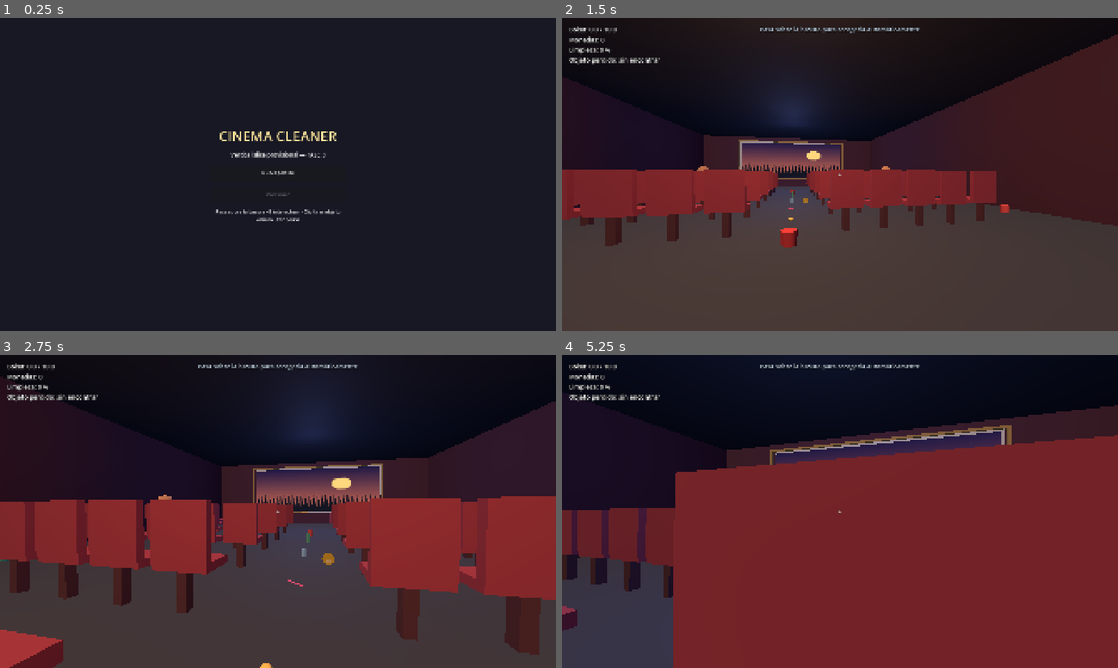
Above: before the commit, frames 1-4 (two rows, left to right).
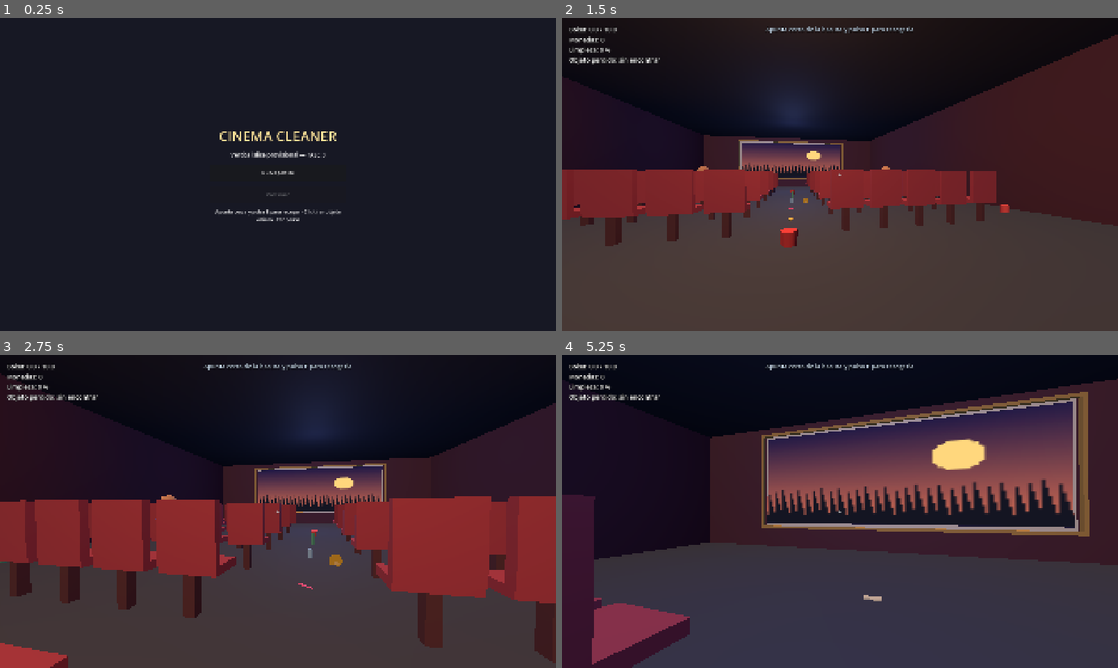
Above: after the commit, the same moments.

Repository: cristhianfg05/TFG_CINEMA
Game: Godot game, scene res://scenes/main/main_menu.tscn
Same seed, same stepped clock (60 frames per second), same inputs: the game is played once before the commit and once after it.
Inputs (mouse positions are in pixels of both pictures, inside the frame that each line leads up to):
- Up to frame 1 (0.25 s): no input
- Up to frame 2 (1.5 s): click "Nueva partida" at 0.5 s; tap E (interact) at 1.25, 1.35 s; move the mouse to (867, 174) at 1.27 s; hold W (move_forward) from 1.28 s (still down)
- Up to frame 3 (2.75 s): keep holding W (move_forward); tap Space (jump) at 1.52, 2.27 s; tap E (interact) at 2, 2.3 s; move the mouse to (250, 511) at 2.02 s; tap Ctrl (crouch) at 2.1 s
- Up to frame 4 (5.25 s): keep holding W (move_forward); tap E (interact) at 2.75, 2.85, 3.5, 3.8, 4.25, 4.55, 5, 5.1 s; move the mouse to (851, 505) at 2.77 s; move the mouse to (834, 517) at 3.52 s; click (834, 517) at 3.6 s; tap Space (jump) at 3.77, 4.52 s; move the mouse to (878, 514) at 4.27 s; hold Shift (sprint) 4.28-5.03 s; move the mouse to (795, 508) at 5.02 s

The runs differ from the first frame. In frame 1, 0.1% of the frame differs, in the area x 38-62%, y 61-63%; in frame 2, 0.3%; in frame 3, 10%; in frame 4, 72%, in the area x 0-100%, y 2-100%.

Commit message:
Require interaction within enlarged trash targets

Diff:
--- a/scenes/gameplay/trash_item.tscn
+++ b/scenes/gameplay/trash_item.tscn
@@ -3,6 +3,6 @@
 [ext_resource type="Script" path="res://scripts/trash_item.gd" id="1_item"]
 
 [node name="TrashItem" type="StaticBody3D"]
-collision_layer = 1
-collision_mask = 1
+collision_layer = 2
+collision_mask = 0
 script = ExtResource("1_item")
--- a/scenes/player/player.tscn
+++ b/scenes/player/player.tscn
@@ -27,7 +27,8 @@
 
 [node name="InteractionRayCast3D" type="RayCast3D" parent="Head/Camera3D"]
 target_position = Vector3(0, 0, -3)
-collision_mask = 1
+collision_mask = 3
+collide_with_areas = true
 exclude_parent = true
 
 [node name="CeilingCheck" type="RayCast3D" parent="."]
--- a/scripts/gameplay_manager.gd
+++ b/scripts/gameplay_manager.gd
@@ -230,7 +230,7 @@
 	if room_completed:
 		return "Sala completada — atraviesa la puerta"
 	if get_clean_percent() == 0:
-		return "Pasa sobre la basura para recogerla automáticamente"
+		return "Apunta cerca de la basura y pulsa E para recogerla"
 	if get_clean_percent() < 95:
 		return "Objetivo: limpia al menos el 95 %"
 	var next_upgrade := get_next_upgrade()
--- a/scripts/main_menu.gd
+++ b/scripts/main_menu.gd
@@ -51,7 +51,7 @@
 	content.add_child(continue_game)
 
 	var hint := Label.new()
-	hint.text = "Pasa sobre la basura · E interactuar · Clic tirar objeto valioso · Esc pausa"
+	hint.text = "Apunta cerca y pulsa E para recoger · Clic tirar objeto valioso · Esc pausa"
 	hint.horizontal_alignment = HORIZONTAL_ALIGNMENT_CENTER
 	hint.autowrap_mode = TextServer.AUTOWRAP_WORD_SMART
 	hint.add_theme_font_size_override("font_size", 17)
--- a/scripts/player_controller.gd
+++ b/scripts/player_controller.gd
@@ -110,7 +110,16 @@
 
 func get_interaction_target() -> Object:
 	if interaction_raycast.is_colliding():
-		return interaction_raycast.get_collider()
+		return _resolve_interactable(interaction_raycast.get_collider() as Node)
+	return null
+
+
+func _resolve_interactable(candidate: Node) -> Node:
+	var current := candidate
+	while current and current != self:
+		if current.has_method("get_interaction_prompt") and current.has_method("interact"):
+			return current
+		current = current.get_parent()
 	return null
 
 
--- a/scripts/trash_item.gd
+++ b/scripts/trash_item.gd
@@ -22,11 +22,13 @@
 func get_interaction_prompt() -> String:
 	if definition == null:
 		return ""
+	if _collection_pending:
+		return "Recogiendo %s..." % definition.display_name
 	var manager = get_tree().get_first_node_in_group("gameplay_manager")
 	if manager == null:
 		return ""
 	if manager.can_collect(definition):
-		return "Recogida automática: pasa sobre %s" % definition.display_name
+		return "E — Recoger: %s" % definition.display_name
 	return "Bolsa llena — vacíala en el contenedor"
 
 
@@ -86,34 +88,25 @@
 
 	add_child(_mesh_instance)
 	add_child(collision)
-	_add_auto_pickup_area(dimensions)
+	_add_interaction_area(dimensions)
 
 
-func _add_auto_pickup_area(dimensions: Vector3) -> void:
+func _add_interaction_area(dimensions: Vector3) -> void:
 	var area := Area3D.new()
-	area.name = "AutoPickupArea"
-	area.collision_layer = 0
-	area.collision_mask = 1
-	area.monitoring = true
-	area.monitorable = false
+	area.name = "InteractionArea"
+	area.collision_layer = 2
+	area.collision_mask = 0
+	area.monitoring = false
+	area.monitorable = true
 
 	var area_collision := CollisionShape3D.new()
-	area_collision.name = "PickupRadius"
+	area_collision.name = "FocusRadius"
 	var sphere := SphereShape3D.new()
-	sphere.radius = maxf(maxf(dimensions.x, dimensions.z), dimensions.y) * 0.5
+	sphere.radius = maxf(0.45, maxf(maxf(dimensions.x, dimensions.z), dimensions.y) * 0.75)
 	area_collision.shape = sphere
 	area_collision.position.y = dimensions.y * 0.5
 	area.add_child(area_collision)
-	area.body_entered.connect(_on_auto_pickup_body_entered)
 	add_child(area)
-
-
-func _on_auto_pickup_body_entered(body: Node3D) -> void:
-	if not body.is_in_group("player"):
-		return
-	var manager = get_tree().get_first_node_in_group("gameplay_manager")
-	if manager:
-		manager.request_collect(self)
 
 
 func _get_dimensions(item_id: String) -> Vector3:
--- a/tests/phase_2_smoke.gd
+++ b/tests/phase_2_smoke.gd
@@ -22,16 +22,20 @@
 	var manager = get_first_node_in_group("gameplay_manager")
 	var trash_bin = get_first_node_in_group("trash_bin")
 	var hud = get_first_node_in_group("gameplay_hud")
+	var player = get_first_node_in_group("player")
 	_expect(manager != null, "Gameplay manager is missing")
 	_expect(trash_bin != null, "Trash bin is missing")
 	_expect(hud != null, "Gameplay HUD is missing")
 	_expect(get_nodes_in_group("trash_item").size() == 20, "Expected 20 trash items")
+	if player:
+		var interaction_raycast := player.get_node("Head/Camera3D/InteractionRayCast3D") as RayCast3D
+		_expect(interaction_raycast.collide_with_areas, "Interaction raycast ignores aiming spheres")
+		_expect(interaction_raycast.collision_mask & 2 != 0, "Interaction raycast cannot see trash aiming layer")
 	if hud:
 		var hud_root := hud.get_node_or_null("HUDRoot") as Control
 		_expect(hud_root != null, "Gameplay HUD root is missing")
 		if hud_root:
 			_expect_hud_ignores_mouse(hud_root)
-	var player = get_first_node_in_group("player")
 	if player:
 		var yaw_before: float = player.rotation.y
 		player._apply_mouse_look(Vector2(40.0, 0.0))
@@ -48,12 +52,12 @@
 		_expect(manager.empty_audio.stream is AudioStreamWAV, "Emptying sound was not generated")
 		var initial_item = get_nodes_in_group("trash_item")[0]
 		_expect(
-			String(initial_item.get_interaction_prompt()).begins_with("Recogida automática"),
-			"Valid trash does not explain proximity pickup"
+			String(initial_item.get_interaction_prompt()).begins_with("E — Recoger"),
+			"Valid trash does not expose the pickup prompt"
 		)
 		_expect(
-			initial_item.get_node_or_null("AutoPickupArea/PickupRadius") is CollisionShape3D,
-			"Trash item has no automatic pickup radius"
+			initial_item.get_node_or_null("InteractionArea/FocusRadius") is CollisionShape3D,
+			"Trash item has no enlarged aiming radius"
 		)
 
 		var collected_before_full := 0
--- a/tests/phase_3_smoke.gd
+++ b/tests/phase_3_smoke.gd
@@ -44,14 +44,27 @@
 
 	if manager and player:
 		_expect(is_equal_approx(manager.pickup_duration, 1.0), "Base pickup is not deliberately slow")
-		var auto_item = get_nodes_in_group("trash_item")[0]
-		var remaining_before_auto: int = manager.remaining_trash
-		auto_item._on_auto_pickup_body_entered(player)
-		_expect(auto_item.is_collection_pending(), "Walking over trash did not start collection")
+		var proximity_item = get_nodes_in_group("trash_item")[0]
+		var focus_area := proximity_item.get_node("InteractionArea") as Area3D
+		_expect(not focus_area.monitoring, "Aiming area must not collect trash by body overlap")
+		_expect(
+			player._resolve_interactable(focus_area) == proximity_item,
+			"Aiming at the invisible sphere did not resolve its trash item"
+		)
+		var remaining_before_interaction: int = manager.remaining_trash
+		player.global_position = proximity_item.global_position
+		await physics_frame
+		await physics_frame
+		_expect(
+			manager.remaining_trash == remaining_before_interaction,
+			"Walking over trash collected it without pressing E"
+		)
+		proximity_item.interact(player)
+		_expect(proximity_item.is_collection_pending(), "Pressing E did not start collection")
 		await create_timer(1.15).timeout
 		_expect(
-			manager.remaining_trash == remaining_before_auto - 1,
-			"Proximity pickup did not collect trash without aiming"
+			manager.remaining_trash == remaining_before_interaction - 1,
+			"E interaction did not collect trash after its delay"
 		)
 
 	if manager and lost_found:
Not shown, changed: docs/DECISIONS.md
Not shown, changed: docs/PHASE_2_TEST_CHECKLIST.md
Not shown, changed: docs/PHASE_3_TEST_CHECKLIST.md
Not shown, changed: docs/TEST_LOG.md
